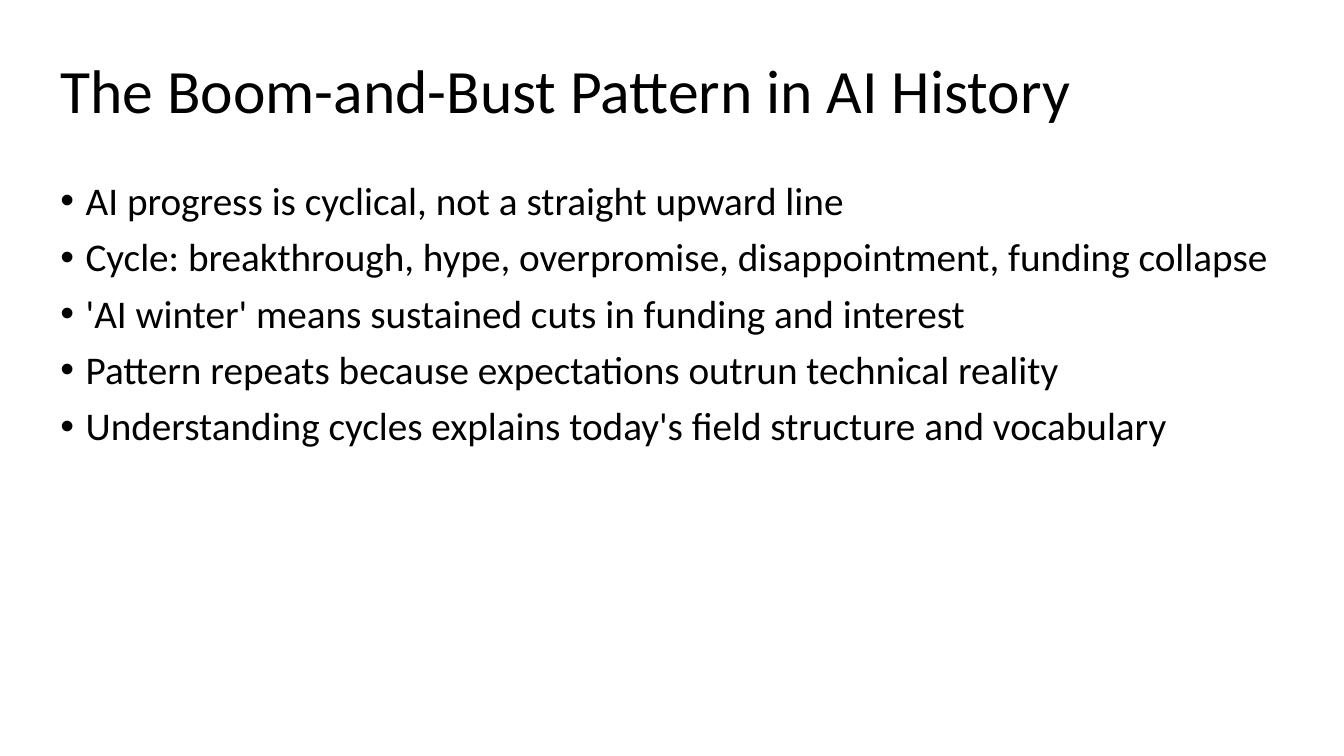
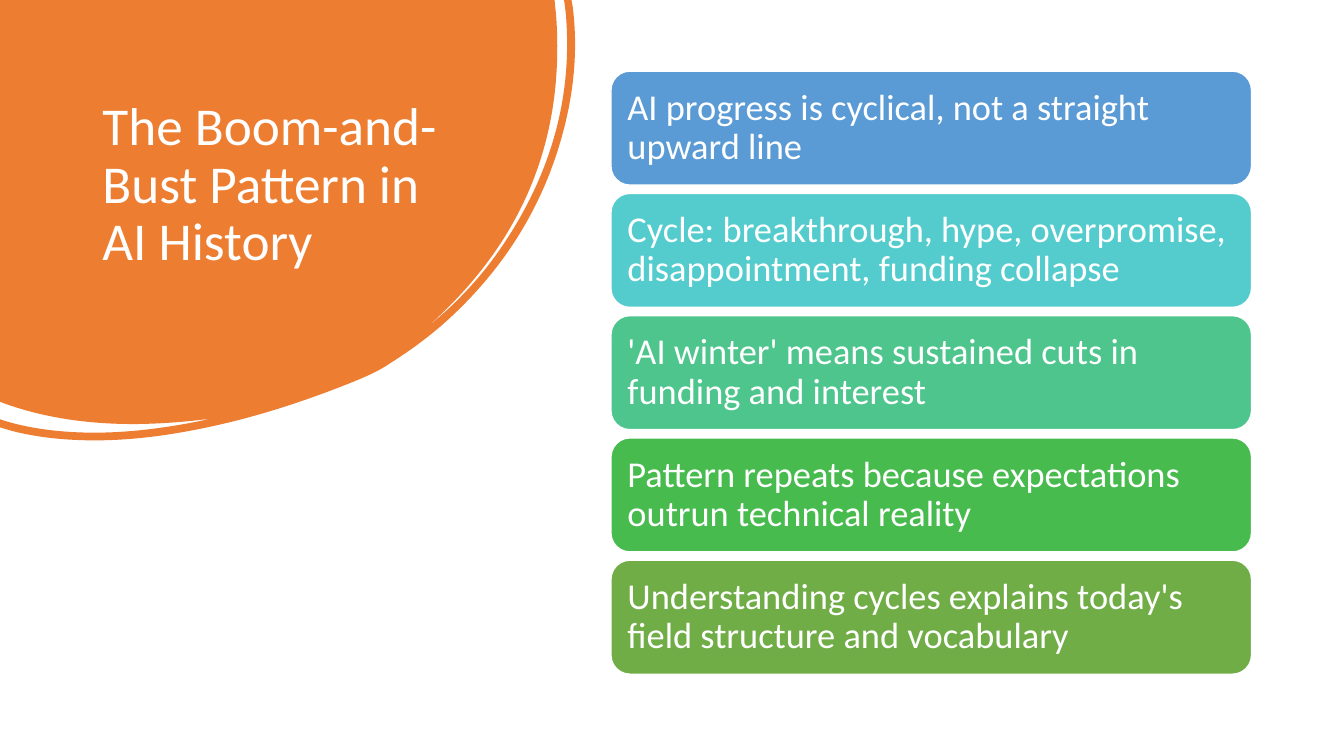
Before and after one commit to reaglin/CAI4002, a slide deck: slide 2 of history-and-foundations-of-artificial-intelligence/presentation/T5 AI Winters and Cycles of Progress.pptx. Drawn at 1344x756 pixels with LibreOffice and Linux fonts; fonts in the diff are those of the drawing. Boxes give left, top, right and bottom in pixels: in the first picture for what was removed or moved away, otherwise in the second. Text is boxed around its words. In the diff, an @@ line names an element or a change of style, - is before the commit and + after.

```diff
--- a/history-and-foundations-of-artificial-intelligence/presentation/T5 AI Winters and Cycles of Progress.pptx
+++ b/history-and-foundations-of-artificial-intelligence/presentation/T5 AI Winters and Cycles of Progress.pptx
@@ freeform shape added at (x1=0, y1=0, x2=576, y2=441), fill #ED7D31 @@
@@ title "The Boom-and-Bust Pattern in AI ..." moved from (x1=60, y1=70, x2=1070, y2=123) to (x1=102, y1=108, x2=437, y2=269) @@
@@ title "The Boom-and-Bust Pattern in AI ..." at (x1=102, y1=108, x2=437, y2=269): size 44 to 38 pt, text colour #000000 to #FFFFFF @@
@@ text removed at (x1=86, y1=187, x2=1268, y2=447) @@
-• AI progress is cyclical, not a straight upward line
-• Cycle: breakthrough, hype, overpromise, disappointment, funding collapse
-• 'AI winter' means sustained cuts in funding and interest
-• Pattern repeats because expectations outrun technical reality
-• Understanding cycles explains today's field structure and vocabulary
@@ group added at (x1=611, y1=72, x2=1252, y2=675): 5 rounded rectangles, 5 texts @@
+AI progress is cyclical, not a straight upward line
+Cycle: breakthrough, hype, overpromise, disappointment, funding collapse
+'AI winter' means sustained cuts in funding and interest
+Pattern repeats because expectations outrun technical reality
+Understanding cycles explains today's field structure and vocabulary
```
Also in this commit, not shown: 1 other slide changed, 4 other files.
